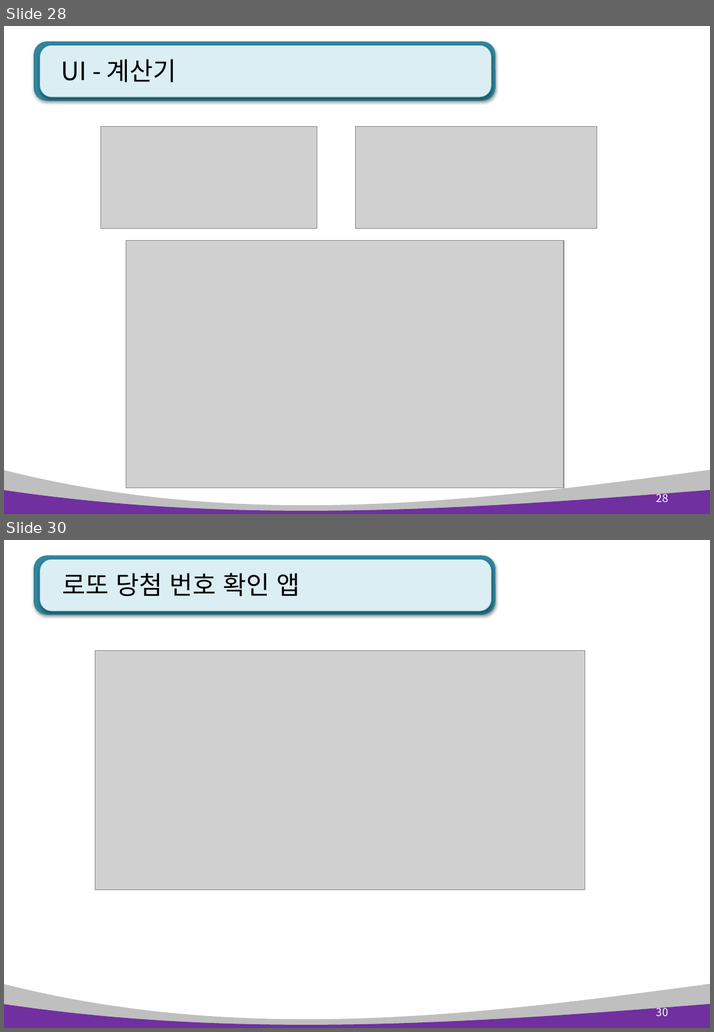
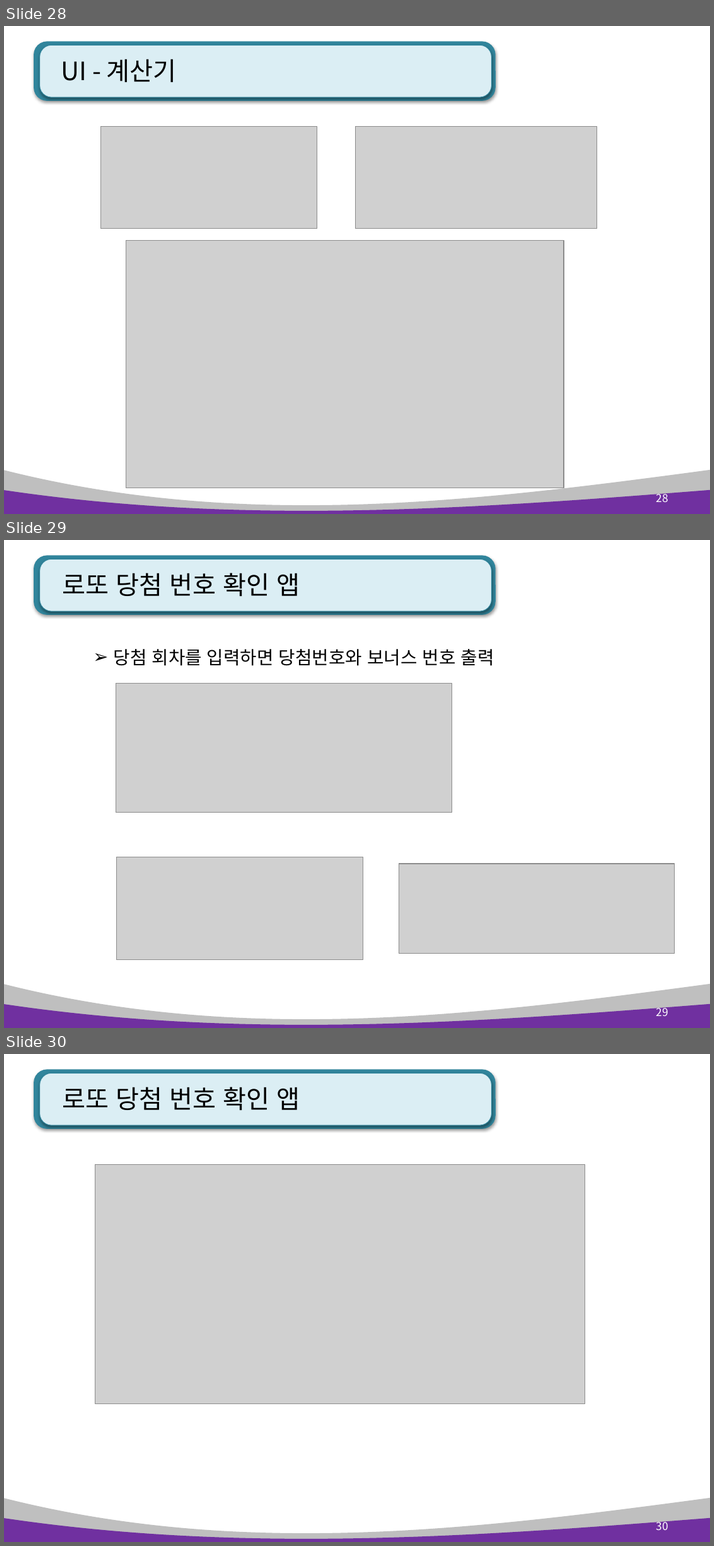
Before and after one commit to kiyongee2/green_project_web, a slide deck: python_ppt/Python 11장. GUI 프로그래밍.pptx. Shown one above the other, each under a label of ours: slides 28 and 30 before the commit, slides 28, 29 and 30 after it; the slides between them are not shown. The pictures are 714x1032 and 714x1546 pixels, drawn with LibreOffice and Linux fonts; fonts in the diff are those of the drawing; grey boxes stand for pictures. Boxes give left, top, right and bottom in pixels: in the first picture for what was removed or moved away, otherwise in the second. Text is boxed around its words. In the diff, an @@ line names an element or a change of style, - is before the commit and + after.

```diff
--- a/python_ppt/Python 11장. GUI 프로그래밍.pptx
+++ b/python_ppt/Python 11장. GUI 프로그래밍.pptx
@@ slide 29 added at [4, 540, 710, 1028], background #FFFFFF; not listed: 4 template elements that a slide beside it also shows @@
@@ title added at [63, 573, 300, 596], 28 pt, text #000000 @@
+로또 당첨 번호 확인 앱
@@ text added at [114, 649, 494, 666], 20 pt, text #000000 @@
+➢ 당첨 회차를 입력하면 당첨번호와 보너스 번호 출력
@@ picture added at [116, 684, 451, 813] @@
@@ picture added at [117, 858, 363, 960] @@
@@ picture added at [399, 864, 674, 954] @@
@@ page number added at [655, 1006, 667, 1016], 12 pt, text #FFFFFF @@
+29
```
Also in this commit, not shown: 1 slide changed, 1 other file.
